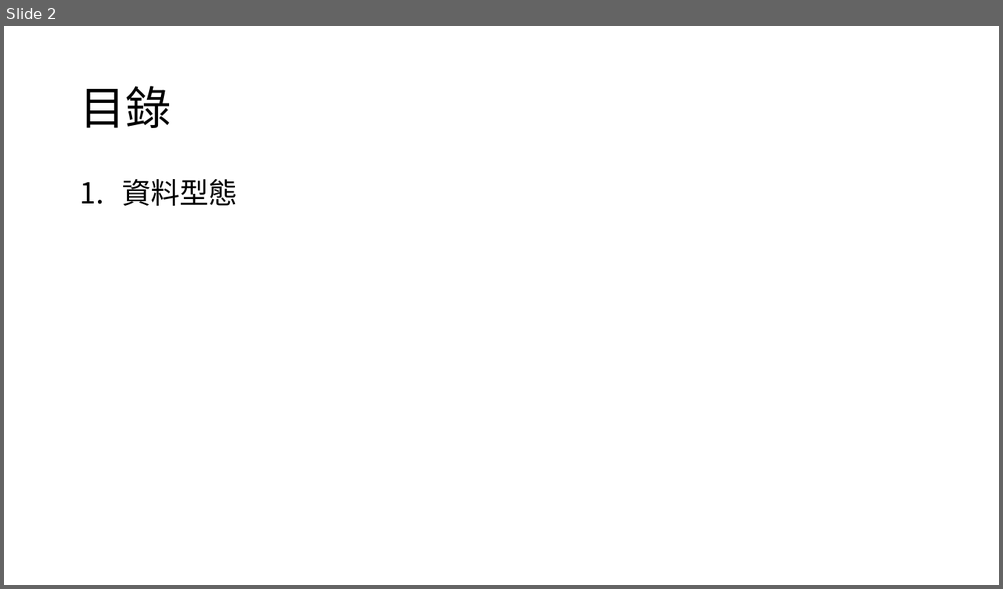
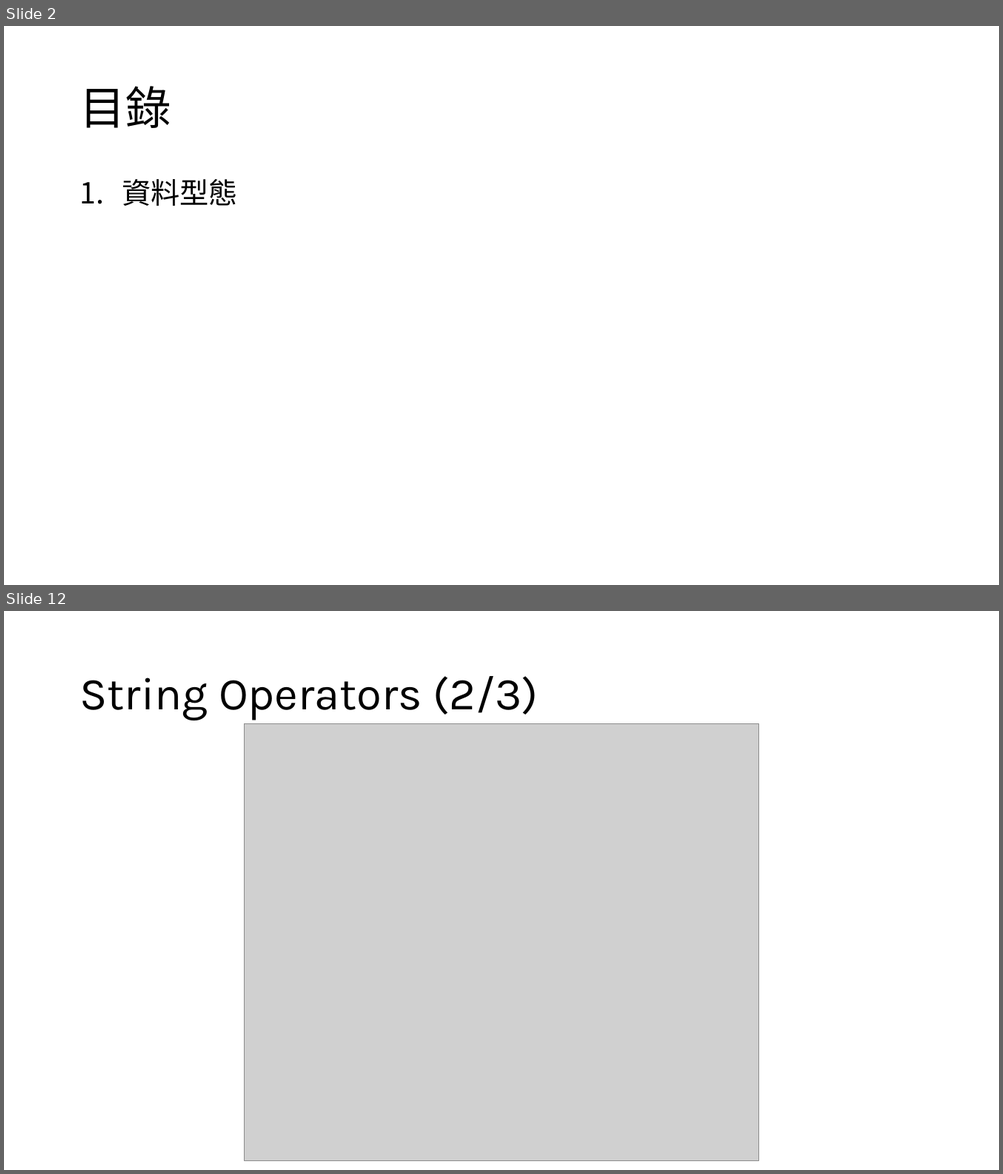
Before and after one commit to s9001055/DV_learning, a slide deck: systemverilog/SystemVerilog_語法學習.pptx. Shown one above the other, each under a label of ours: slide 2 before the commit, slides 2 and 12 after it; the slides between them are not shown. The pictures are 1003x589 and 1003x1174 pixels, drawn with LibreOffice and Linux fonts; fonts in the diff are those of the drawing; grey boxes stand for pictures. Boxes give left, top, right and bottom in pixels: in the first picture for what was removed or moved away, otherwise in the second. Text is boxed around its words. In the diff, an @@ line names an element or a change of style, - is before the commit and + after.

Commit message:
add 2state, 4state, string, enum, array

```diff
--- a/systemverilog/SystemVerilog_語法學習.pptx
+++ b/systemverilog/SystemVerilog_語法學習.pptx
@@ slide 12 added at [4, 611, 999, 1170], background #FFFFFF @@
@@ title added at [79, 676, 538, 721], 44 pt, text #000000 @@
+String Operators (2/3)
@@ picture added at [244, 724, 758, 1162] @@
```
Also in this commit, not shown: 2 slides changed, 12 other slides added.
